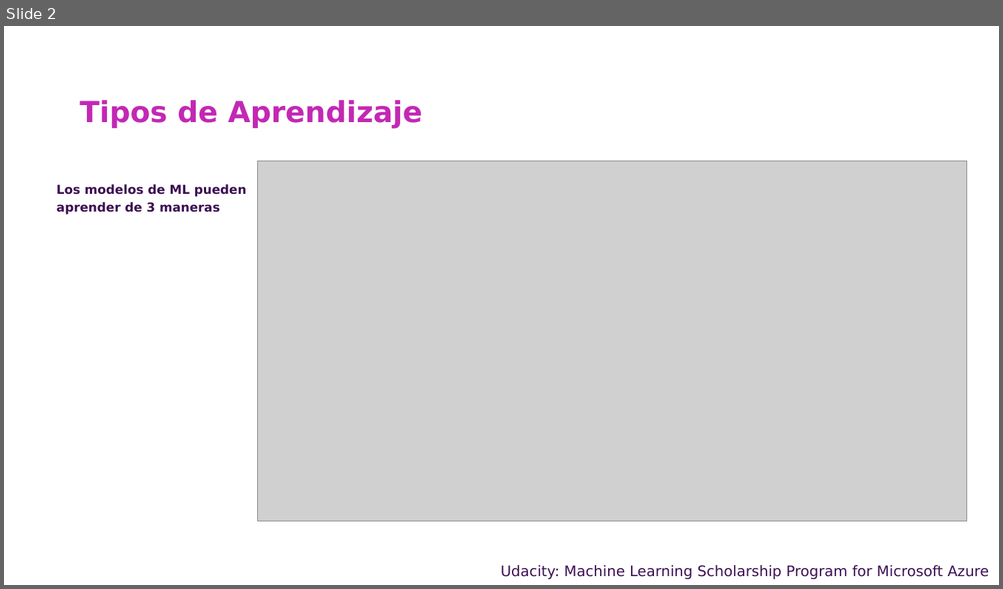
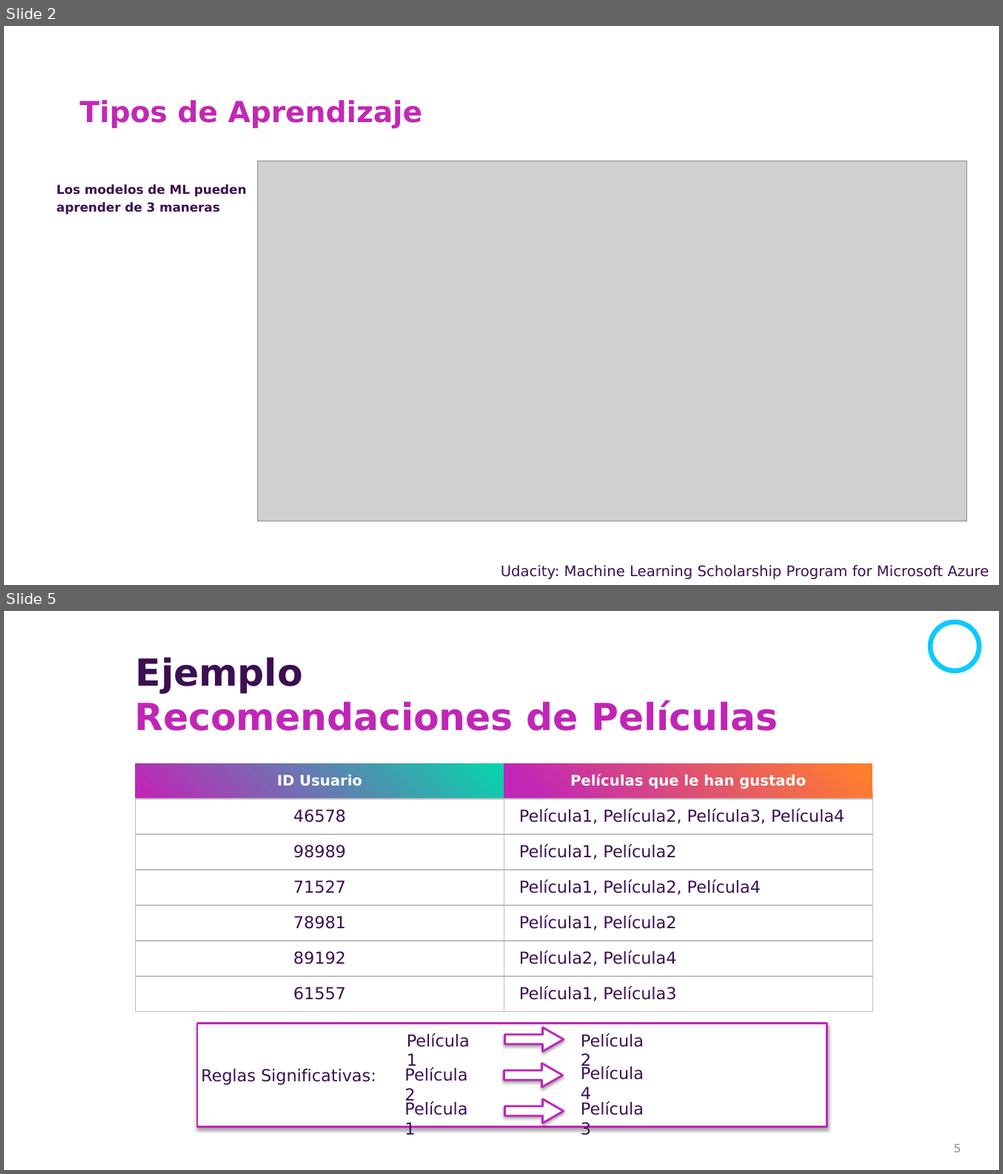
Before and after one commit to csameshiman/Axity_Curso_ML_2023, a slide deck: Diapositivas/Parte 05.Association Rule/Sección 05.1.Apriori/Apriori.pptx. Shown one above the other, each under a label of ours: slide 2 before the commit, slides 2 and 5 after it; the slides between them are not shown. The pictures are 1003x589 and 1003x1174 pixels, drawn with LibreOffice and Linux fonts; fonts in the diff are those of the drawing; grey boxes stand for pictures; background and template pictures are left out. Boxes give left, top, right and bottom in pixels: in the first picture for what was removed or moved away, otherwise in the second. Text is boxed around its words. In the diff, an @@ line names an element or a change of style, - is before the commit and + after.

```diff
--- a/Diapositivas/Parte 05.Association Rule/Sección 05.1.Apriori/Apriori.pptx
+++ b/Diapositivas/Parte 05.Association Rule/Sección 05.1.Apriori/Apriori.pptx
@@ slide 5 added at [4, 611, 999, 1170], background picture (left out) @@
@@ ellipse added at [930, 622, 979, 672], outline #C125B7 4.75 pt @@
@@ text added at [136, 657, 303, 694], 36 pt, text #3C0E52, bold @@
+Ejemplo
@@ text added at [134, 700, 777, 731], 36 pt, text #C125B7, bold @@
+Recomendaciones de Películas
@@ table added at [135, 763, 873, 1011], 7 rows, 2 columns @@
+ID Usuario | Películas que le han gustado
+46578 | Película1, Película2, Película3, Película4
+98989 | Película1, Película2
+71527 | Película1, Película2, Película4
+78981 | Película1, Película2
+89192 | Película2, Película4
+61557 | Película1, Película3
@@ text added at [519, 880, 597, 895], 16 pt, text #3C0F53 @@
+Película1
@@ text added at [603, 880, 681, 895], 16 pt, text #3C0F53 @@
+Película2
@@ text added at [603, 915, 676, 929], 16 pt, text #3C0F53 @@
+Película2
@@ text added at [603, 951, 676, 965], 16 pt, text #3C0F53 @@
+Película4
@@ text added at [519, 986, 597, 1002], 16 pt, text #3C0F53 @@
+Película1
@@ text added at [603, 986, 676, 1000], 16 pt, text #3C0F53 @@
+Película3
@@ rectangle added at [197, 1024, 827, 1128], fill #FFFFFF, outline #C026B7 2 pt @@
@@ right arrow added at [505, 1028, 563, 1052], fill #FFFFFF, outline #C026B7 2 pt @@
@@ text added at [201, 1069, 376, 1085], 16 pt, text #3C0F53 @@
+Reglas Significativas:
@@ right arrow added at [504, 1064, 563, 1088], fill #FFFFFF, outline #C026B7 2 pt @@
@@ right arrow added at [505, 1099, 563, 1124], fill #FFFFFF, outline #C026B7 2 pt @@
@@ page number added at [953, 1145, 961, 1153], 11 pt, text #928C99 @@
+5
```
Also in this commit, not shown: 21 other slides added, 46 slides removed.
